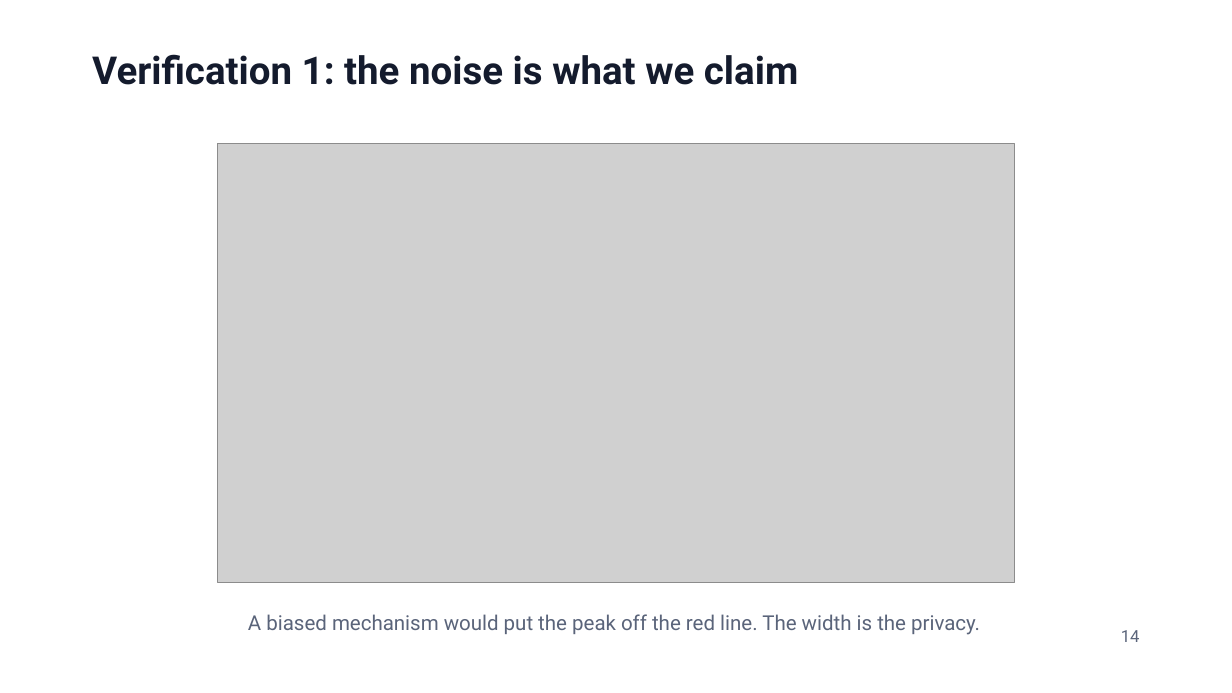
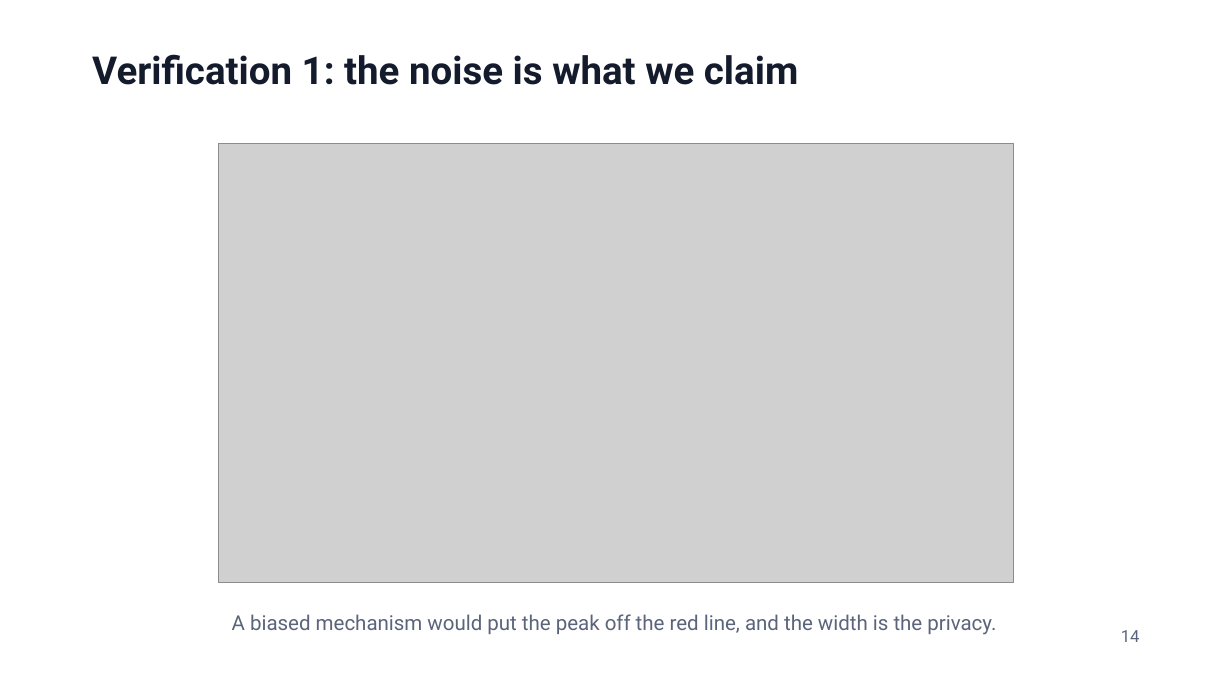
Before and after one commit to jzonthemtn/ldp-for-search, a slide deck: slide 14 of ldp_for_search_slides.pptx. Drawn at 1232x693 pixels with LibreOffice and Linux fonts; fonts in the diff are those of the drawing; grey boxes stand for pictures. Boxes give left, top, right and bottom in pixels: in the first picture for what was removed or moved away, otherwise in the second. Text is boxed around its words. In the diff, an @@ line names an element or a change of style, - is before the commit and + after.

```diff
--- a/ldp_for_search_slides.pptx
+++ b/ldp_for_search_slides.pptx
@@ text at [232, 614, 996, 635]: text changed @@
-A biased mechanism would put the peak off the red line. The width is the privacy.
+A biased mechanism would put the peak off the red line, and the width is the privacy.
```
Also in this commit, not shown: 7 other slides changed, 1 slide added, 1 slide removed, 5 other files.
